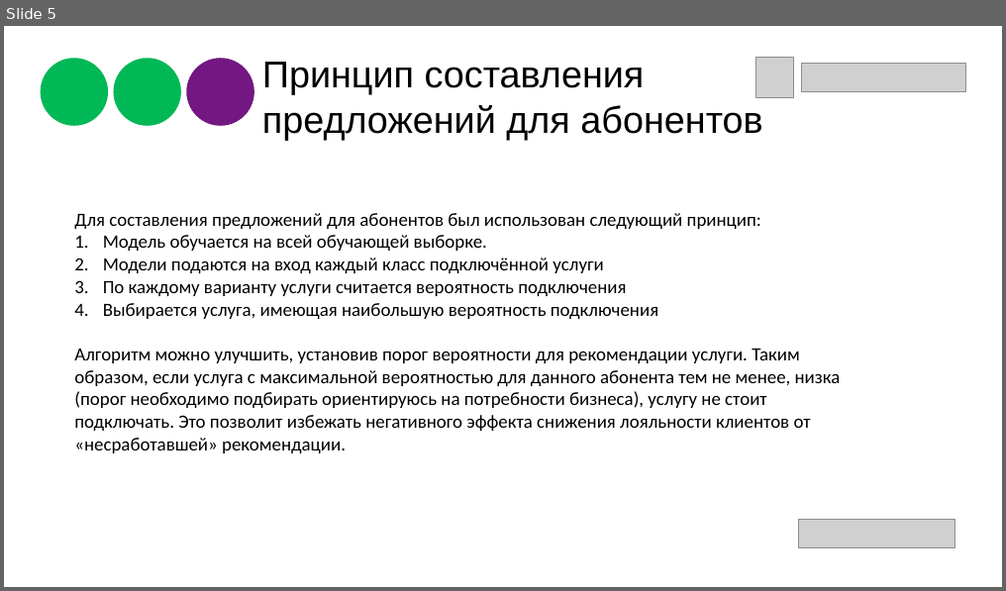
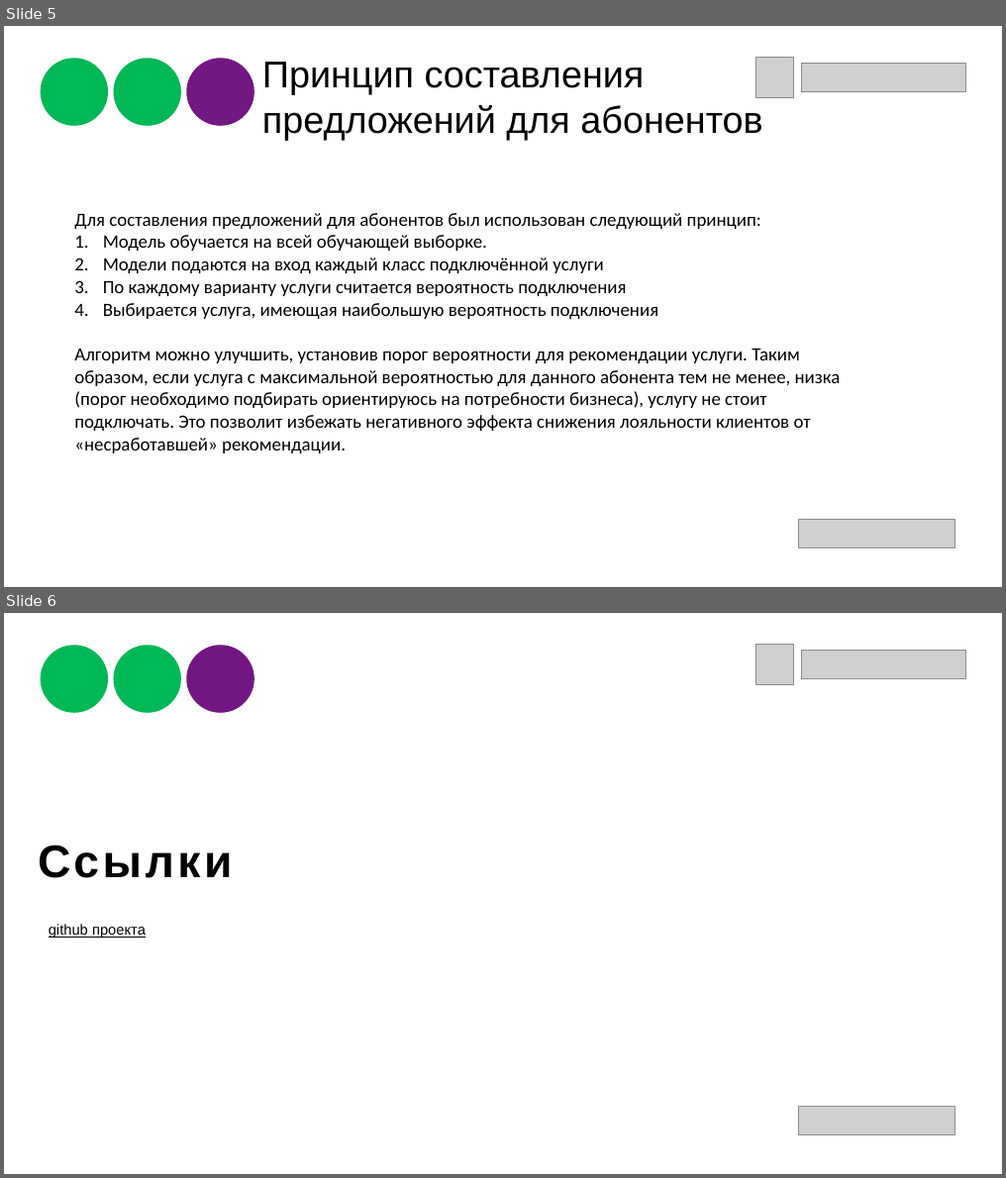
Before and after one commit to AndreiBazhenau/gb, a slide deck: megafon/final_project/final_project_magafon_presentation.pptx. Shown one above the other, each under a label of ours: slide 5 before the commit, slides 5 and 6 after it. The pictures are 1006x591 and 1006x1178 pixels, drawn with LibreOffice and Linux fonts; fonts in the diff are those of the drawing; grey boxes stand for pictures. Boxes give left, top, right and bottom in pixels: in the first picture for what was removed or moved away, otherwise in the second. Text is boxed around its words. In the diff, an @@ line names an element or a change of style, - is before the commit and + after.

```diff
--- a/megafon/final_project/final_project_magafon_presentation.pptx
+++ b/megafon/final_project/final_project_magafon_presentation.pptx
@@ slide 6 added at box(4, 613, 1002, 1174), background #FFFFFF @@
@@ freeform shape added at box(40, 646, 108, 713), fill #00B855 @@
@@ freeform shape added at box(113, 646, 181, 713), fill #00B855 @@
@@ freeform shape added at box(187, 646, 254, 713), fill #731882 @@
@@ picture added at box(756, 644, 794, 685) @@
@@ picture added at box(801, 650, 965, 678) @@
@@ text added at box(38, 845, 232, 878), 44 pt, text #000000, bold @@
+Ссылки
@@ text added at box(49, 924, 146, 938), 14 pt, text #000000, underline @@
+github проекта
@@ picture added at box(799, 1106, 955, 1135) @@
```
Also in this commit, not shown: 1 slide changed, 1 slide removed, 3 other files.
